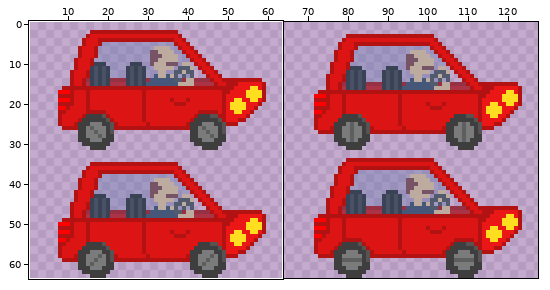
Sprite sheet, stored at Ready-Run/Assets/Images/Cars/RedCar/CarRed-Sheet.png. Above: a wide view before the commit, with the close-up outlined.
Close-up. Earlier state:
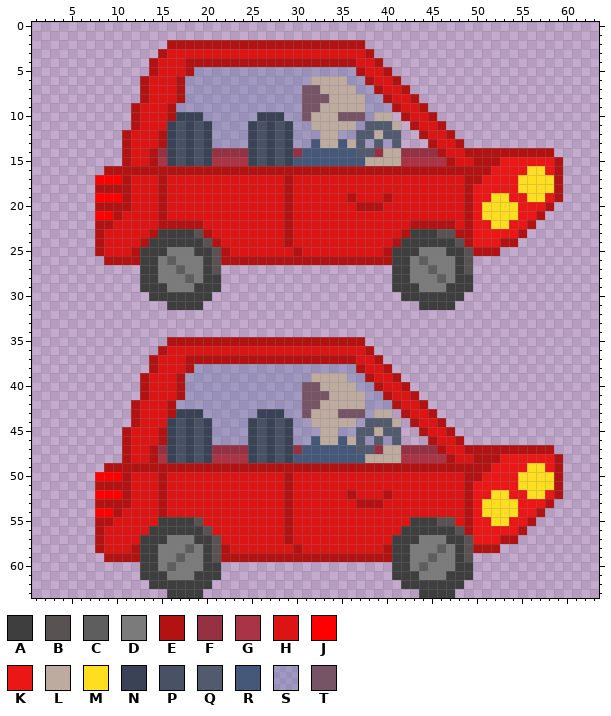
The file is 128x64 pixels. Colours within 5 levels of each other are drawn and written as one. Shown: x 1..63, y 0..63. The wide view leaves out empty margins. The commit also changed other parts of the picture, which this record leaves out.
Palette (. is transparent): A #3e3e3e  B #595252  C #5e5e5e  D #7b7b7b  E #b31212  F #963143  G #aa3345  H #dc1414  J #ff0000  K #eb1717  L #beaba0  M #ffde20  N #394355  P #485264  Q #515b6d  R #455879  S #5675ae51  T #765365
Pixels before (only the part around the change), first column x 2:
 0 ..............................................................
 1 ..............................................................
 2 ..............EEEEEEEEEEEEEEEEEEEEEE..........................
 3 .............EHHHHHHHHHHHHHHHHHHHHHHE.........................
 4 ............EHHHEEEEEEEEEEEEEEEEEEEHHE........................
 5 ............EHHHESSSSSSSSSSSSSSSSSSEHHE.......................
 6 ...........EHHHESSSSSSSSSSSSSSLLLLSSEHHE......................
 7 ...........EHHHESSSSSSSSSSSSSTTLLLLSSEHHE.....................
 8 ...........EHHHESSSSSSSSSSSSSTTTLLLLSSEHHE....................
 9 ..........EHHHESSSSSSSSSSSSSSTTLLLLLSSSEHHE...................
10 ..........EHHHENNNSSSSSSNNNSSTLLLTTTSLL.EHHE..................
11 ..........EHHHNPNPNSSSSNPNPNSSLLLLLSQQQL.EHHE.................
12 .........EHHHENPNPNSSSSNPNPNSSSLLSSQQLQQ..EHHE................
13 .........EHHHENPNPNSSSSNPNPNSSRLLRLQSQSQ...EHHE...............
14 .........EHHEFNPNPNFFFFNPNPNFRRRRRRQQFLLFFFFEHHEEEEEEEEEE.....
15 .........EHHEGNPNPNGGGGNPNPNRRRRRRRRLLLLGGGGGEHHEEEKKKKKKE....
16 .......EEEEEEEEEEEEEEEEEEEEEEEEEEEEEEEEEEEEEEEEEEEKKKKMMKE....
17 ......JJJEHHHEHHHHHHHHHHHHHEHHHHHHHHHHHHHHHHHHHEEKKKKMMMME....
18 ......EEEEHHHEHHHHHHHHHHHHHEHHHHHHHHHHHHHHHHHHHEKKKKKMMMME....
19 ......JJJEHHHEHHHHHHHHHHHHHEHHHHHHEHHHEHHHHHHHHEKKMMKKMMKE....
20 ......EEEEHHHEHHHHHHHHHHHHHEHHHHHHHEEEHHHHHHHHHEKMMMMKKKE.....
21 ......JJEHHHHEHHHHHHHHHHHHHEHHHHHHHHHHHHHHHHHHHEKMMMMKKE......
22 ......EEHHHHHEEEEEHHHHHHHHHEHHHHHHHHHHHHHEEEEEHEKKMMKKE.......
23 ......EHHHHHEAAAABEHHHHHHHHEHHHHHHHHHHHHEAAABBEEKKKKKE........
24 ......EHHHHEAAAAAABEHHHHHHHEHHHHHHHHHHHEAAAAAABEKKKEE.........
25 ......EHHHEAAADDDAABEHHHHHHHEHHHHHHHHHEAAADDDAABEEE...........
26 .......EEEEAADCDDDABEEEEEEEEEEEEEEEEEEEAADCDDDAB..............
27 ...........AADDCDDAB...................AADDCDDAB..............
28 ...........AADDDCDAA...................AADDDCDAA..............
29 ...........AAADDDAAA...................AAADDDAAA..............
30 ............AAAAAAA.....................AAAAAAA...............
31 ..............AAAA........................AAAA................
32 ..............................................................
33 ..............................................................
34 ..............................................................
35 ..............EEEEEEEEEEEEEEEEEEEEEE..........................
36 .............EHHHHHHHHHHHHHHHHHHHHHHE.........................
37 ............EHHHEEEEEEEEEEEEEEEEEEEHHE........................
38 ............EHHHESSSSSSSSSSSSSSSSSSEHHE.......................
39 ...........EHHHESSSSSSSSSSSSSSLLLLSSEHHE......................
40 ...........EHHHESSSSSSSSSSSSSTTLLLLSSEHHE.....................
41 ...........EHHHESSSSSSSSSSSSSTTTLLLLSSEHHE....................
42 ..........EHHHESSSSSSSSSSSSSSTTLLLLLSSSEHHE...................
43 ..........EHHHENNNSSSSSSNNNSSTLLLTTTSLL.EHHE..................
44 ..........EHHHNPNPNSSSSNPNPNSSLLLLLSQQQL.EHHE.................
45 .........EHHHENPNPNSSSSNPNPNSSSLLSSQQLQQ..EHHE................
46 .........EHHHENPNPNSSSSNPNPNSSRLLRLQSQSQ...EHHE...............
47 .........EHHEFNPNPNFFFFNPNPNFRRRRRRQQFLLFFFFEHHEEEEEEEEEE.....
48 .........EHHEGNPNPNGGGGNPNPNRRRRRRRRLLLLGGGGGEHHEEEKKKKKKE....
49 .......EEEEEEEEEEEEEEEEEEEEEEEEEEEEEEEEEEEEEEEEEEEKKKKMMKE....
50 ......JJJEHHHEHHHHHHHHHHHHHEHHHHHHHHHHHHHHHHHHHEEKKKKMMMME....
51 ......EEEEHHHEHHHHHHHHHHHHHEHHHHHHHHHHHHHHHHHHHEKKKKKMMMME....
52 ......JJJEHHHEHHHHHHHHHHHHHEHHHHHHEHHHEHHHHHHHHEKKMMKKMMKE....
53 ......EEEEHHHEHHHHHHHHHHHHHEHHHHHHHEEEHHHHHHHHHEKMMMMKKKE.....
54 ......JJEHHHHEHHHHHHHHHHHHHEHHHHHHHHHHHHHHHHHHHEKMMMMKKE......
55 ......EEHHHHHAAAABHHHHHHHHHEHHHHHHHHHHHHHAAABBHEKKMMKKE.......
56 ......EHHHHHAAAAAABHHHHHHHHEHHHHHHHHHHHHAAAAAABEKKKKKE........
57 ......EHHHHAAADDDAABHHHHHHHEHHHHHHHHHHHAAADDDAABKKKEE.........
58 ......EHHHEAADDDCDABEHHHHHHHEHHHHHHHHHEAADDDCDABEEE...........
59 .......EEEEAADDCDDABEEEEEEEEEEEEEEEEEEEAADDCDDAB..............
60 ...........AADCDDDAA...................AADCDDDAA..............
61 ...........AAADDDAAA...................AAADDDAAA..............
62 ............AAAAAAA.....................AAAAAAA...............
63 ..............AAAA........................AAAA................
The result:
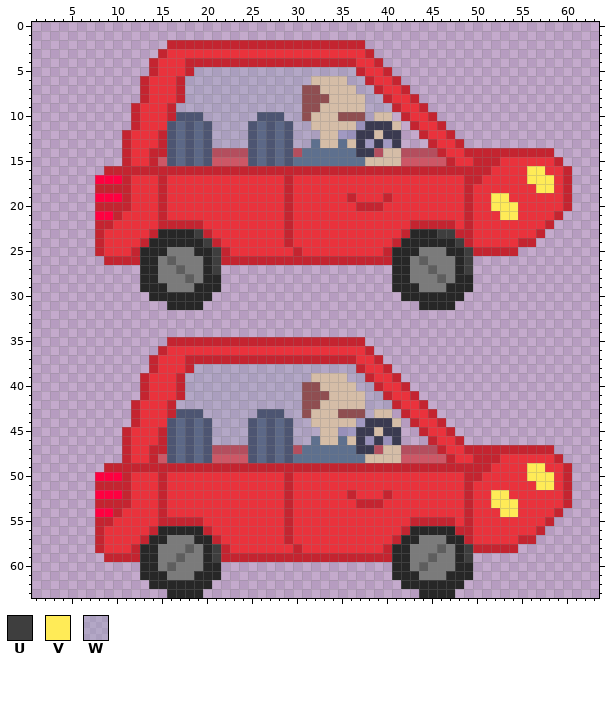
Colours new in this view: U #3e3e3e  V #ffeb57  W #92a1b956
Changes in this commit:
colour A: #3e3e3e -> #272727
colour E: #b31212 -> #c42430
colour F: #963143 -> #b44e5e
colour G: #aa3345 -> #cd5766
colour H: #dc1414 -> #ea323c
colour J: #ff0000 -> #ff0040
colour L: #beaba0 -> #d5bda7
colour N: #394355 -> #4d5572
colour P: #485264 -> #5c6887
colour Q: #515b6d -> #3a3a50
colour R: #455879 -> #5e708e
colour T: #765365 -> #8f4e51
Changed rows in their new state; - is a pixel that keeps its letter.
first column x 15:
 5 ----WWWWWWWWWWWWWWWWWW------------------------
 6 ---WWWWWWWWWWWWWW----WW-----------------------
 7 ---WWWWWWWWWWWWW------WW----------------------
 8 ---WWWWWWWWWWWWW-------WW---------------------
 9 --WWWWWWWWWWWWWW-------WWW--------------------
10 -----WWWWWW---WW-------W----------------------
11 ------WWWW-----WW-----------------------------
12 ------WWWW-----WWW----------------------------
13 ------WWWW-----WW-----------------------------
14 E---------------------------------------------
15 --------------------------------------HHHHHH--
16 -------------------------------------HHHHVVHHE
17 ------------------------------------HHHHHVVVHE
18 -----------------------------------HHHHHHHVVHE
19 -----------------------------------HHVVHHHHHHE
20 -----------------------------------HHVVVHHHHHE
21 -----------------------------------HHHVVHHHHE-
22 -----------------------------------HHHHHHHHE--
23 ----U--------------------------UU--HHHHHHHE---
24 -----U---------------------------U-HHHHHEE----
25 ------U---------------------------U---EE------
26 ------U---------------------------U-----------
27 ------U---------------------------U-----------
first column x 13:
38 ------WWWWWWWWWWWWWWWWWW------------------------
39 -----WWWWWWWWWWWWWW----WW-----------------------
40 -----WWWWWWWWWWWWW------WW----------------------
41 -----WWWWWWWWWWWWW-------WW---------------------
42 ----WWWWWWWWWWWWWW-------WWW--------------------
43 -------WWWWWW---WW-------W----------------------
44 --------WWWW-----WW-----------------------------
45 --------WWWW-----WWW----------------------------
46 --------WWWW-----WW-----------------------------
47 --E---------------------------------------------
48 ----------------------------------------HHHHHH--
49 ---------------------------------------HHHHVVHHE
50 --------------------------------------HHHHHVVVHE
51 -------------------------------------HHHHHHHVVHE
52 -------------------------------------HHVVHHHHHHE
53 -------------------------------------HHVVVHHHHHE
54 -------------------------------------HHHVVHHHHE-
55 --EEEEE-----------------------EEEEE--HHHHHHHHE--
56 -E-----E---------------------E-----E-HHHHHHHE---
57 E-------E-------------------E-------EHHHHHEE----
58 --------U---------------------------U---EE------
59 --------U---------------------------U-----------
Changed places in both close-ups, as pixel boxes (x1, y1, x2, y2):
changed: (95, 40, 572, 598)
